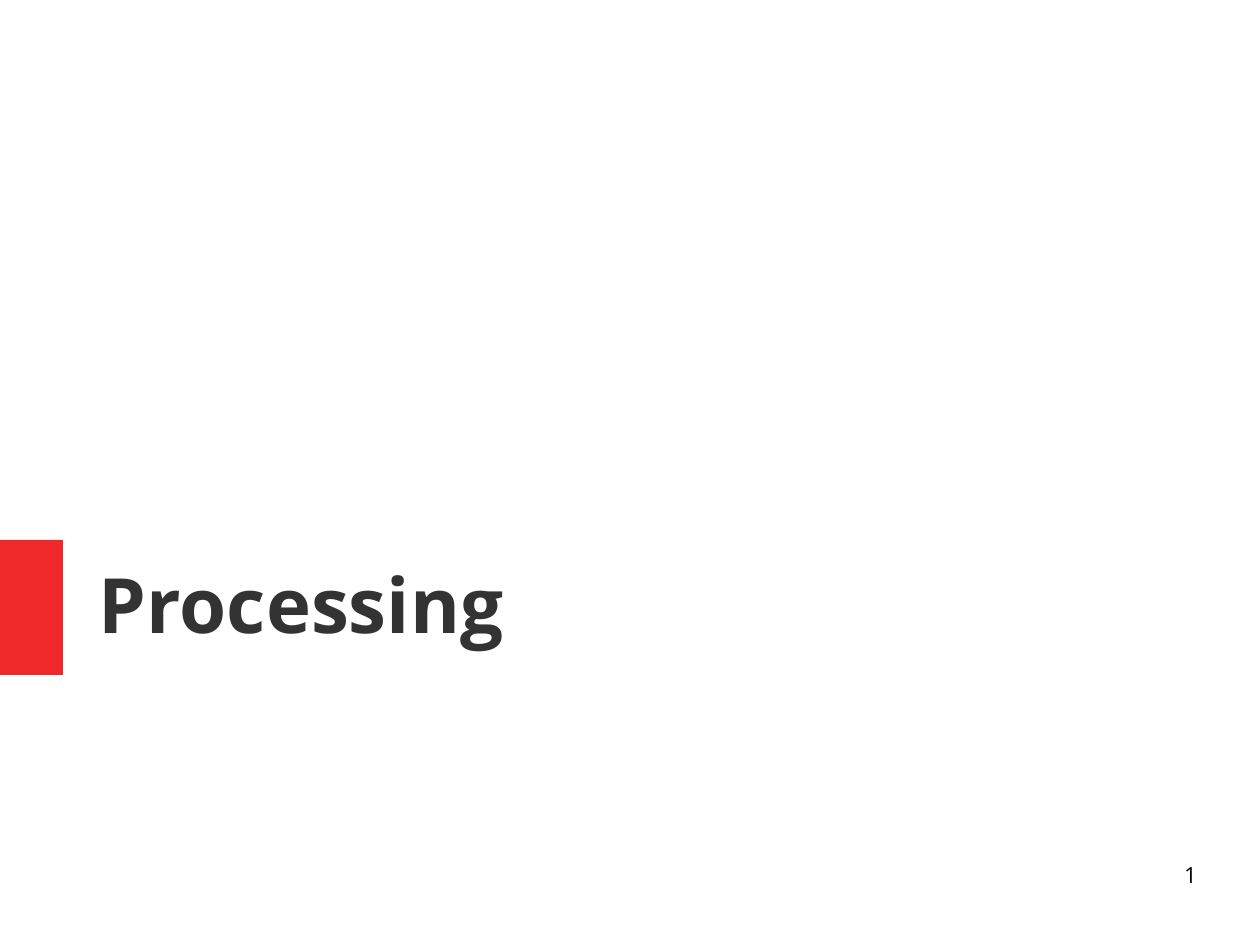
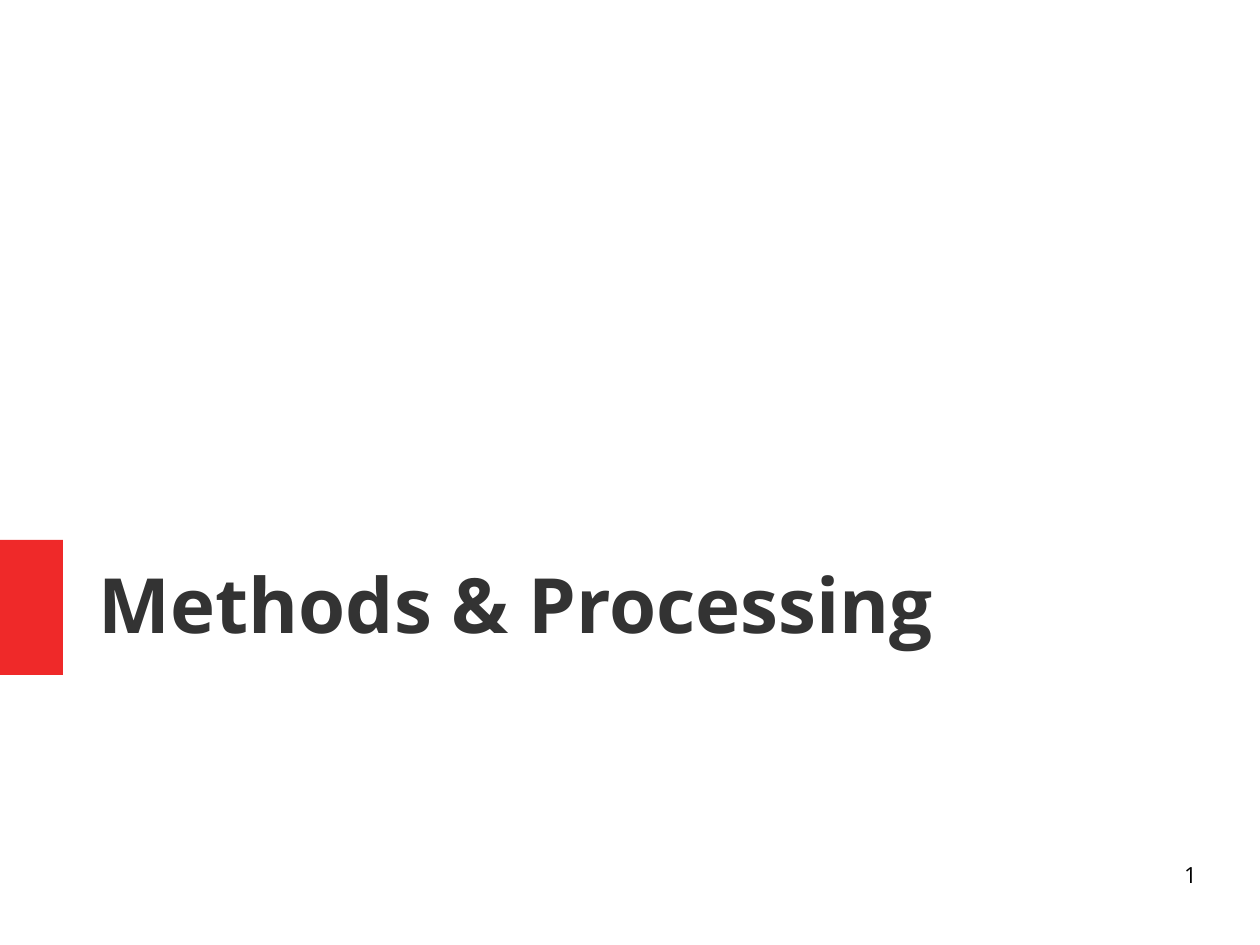
Before and after one commit to Standard24/SnowAirIceSea, a slide deck: slide 1 of presentation/Presentation_Processing.odp. Drawn at 1260x945 pixels with LibreOffice and Linux fonts; fonts in the diff are those of the drawing. Boxes give left, top, right and bottom in pixels: in the first picture for what was removed or moved away, otherwise in the second. Text is boxed around its words. In the diff, an @@ line names an element or a change of style, - is before the commit and + after.

```diff
--- a/presentation/Presentation_Processing.odp
+++ b/presentation/Presentation_Processing.odp
@@ title at box(99, 575, 933, 652): text changed @@
-Processing
+Methods & Processing
```
Also in this commit, not shown: 3 other slides changed, 2 slides added, 5 other files.
